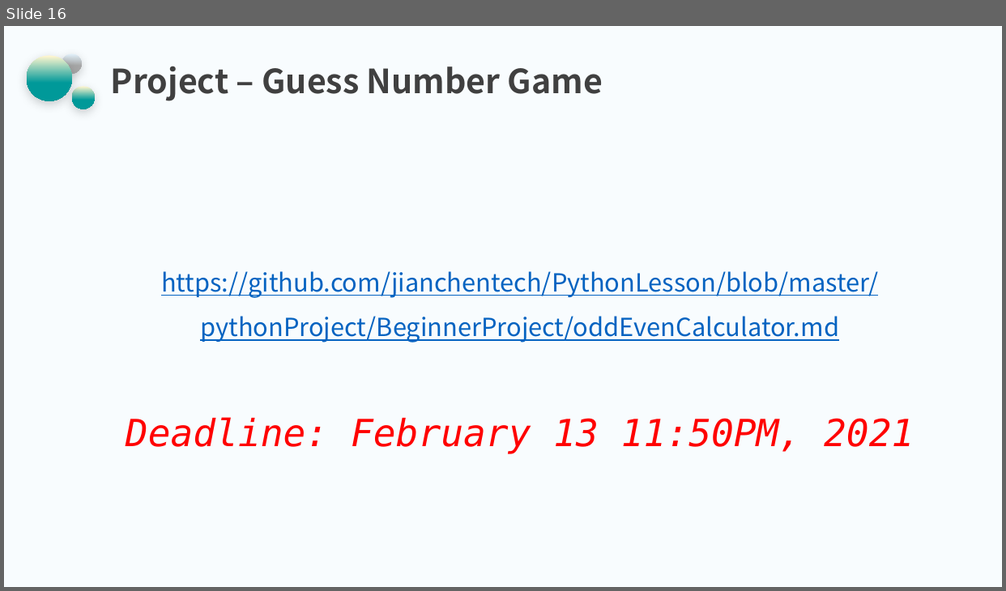
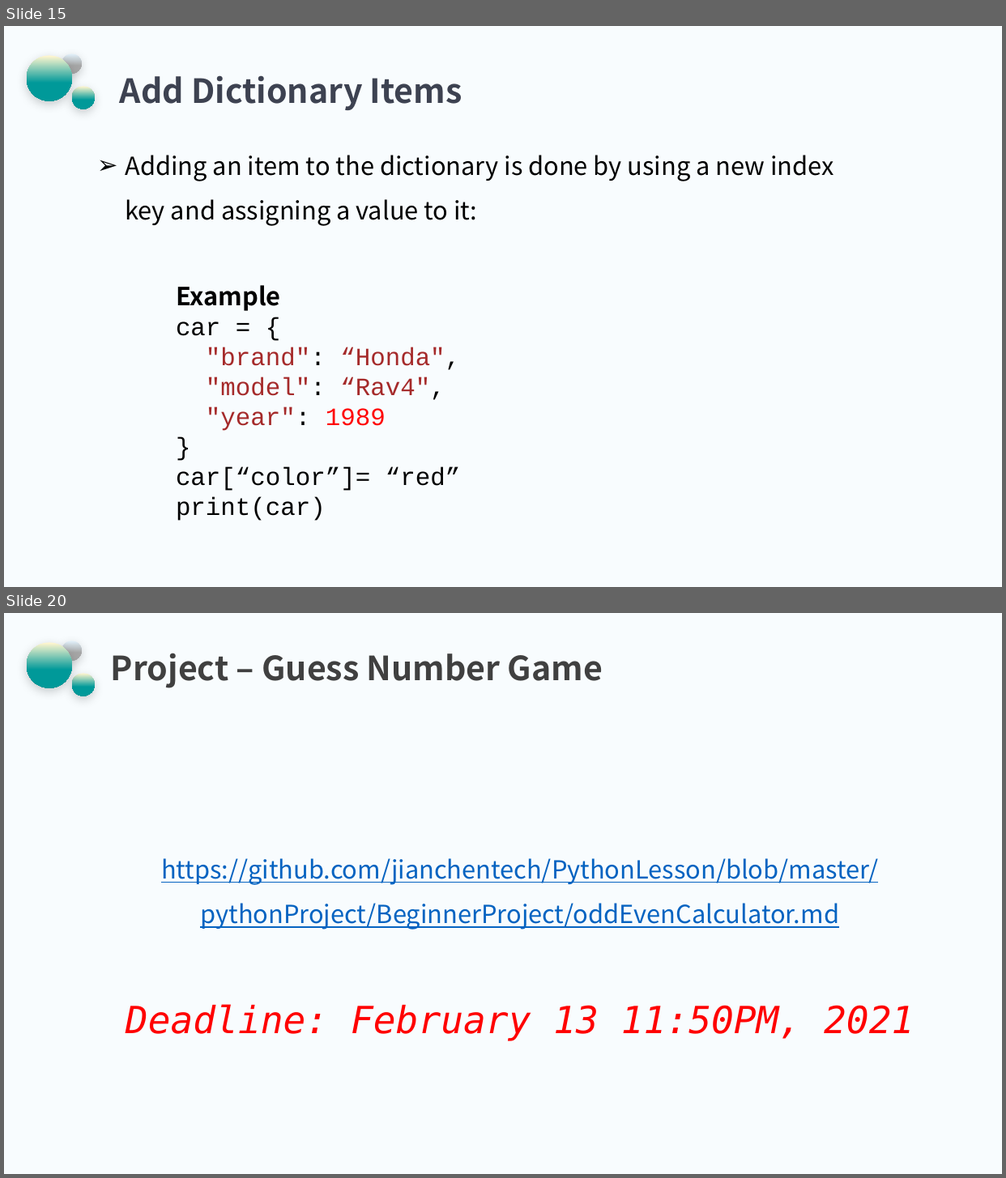
Before and after one commit to jianchentech/PythonLesson, a slide deck: pythonBeginnerLecture/PythonPart10.pptx. Shown one above the other, each under a label of ours: slide 16 before the commit, slides 15 and 20 after it; the slides between them are not shown. The pictures are 1006x591 and 1006x1178 pixels, drawn with LibreOffice and Linux fonts; fonts in the diff are those of the drawing; background and template pictures are left out. Boxes give left, top, right and bottom in pixels: in the first picture for what was removed or moved away, otherwise in the second. Text is boxed around its words. In the diff, an @@ line names an element or a change of style, - is before the commit and + after.

```diff
--- a/pythonBeginnerLecture/PythonPart10.pptx
+++ b/pythonBeginnerLecture/PythonPart10.pptx
@@ slide 15 added at box(4, 26, 1002, 587), background picture (left out); not listed: 3 template elements that a slide beside it also shows @@
@@ text added at box(120, 75, 462, 110), 32 pt, text #3D4251, bold @@
+Add Dictionary Items
@@ text added at box(125, 155, 834, 226), 24 pt, text #000000 @@
+➢ Adding an item to the dictionary is done by using a new index key and assigning a value to it:
@@ text added at box(176, 285, 460, 521), 24 pt, text #000000 @@
+Example
+car = {
+"brand": “Honda",
+"model": “Rav4",
+"year": 1989
+}
+car[“color”]= “red”
+print(car)
@@ what was slide 16 is now slide 20 @@
```
Also in this commit, not shown: 3 slides changed, 14 other slides added, 11 slides removed.
